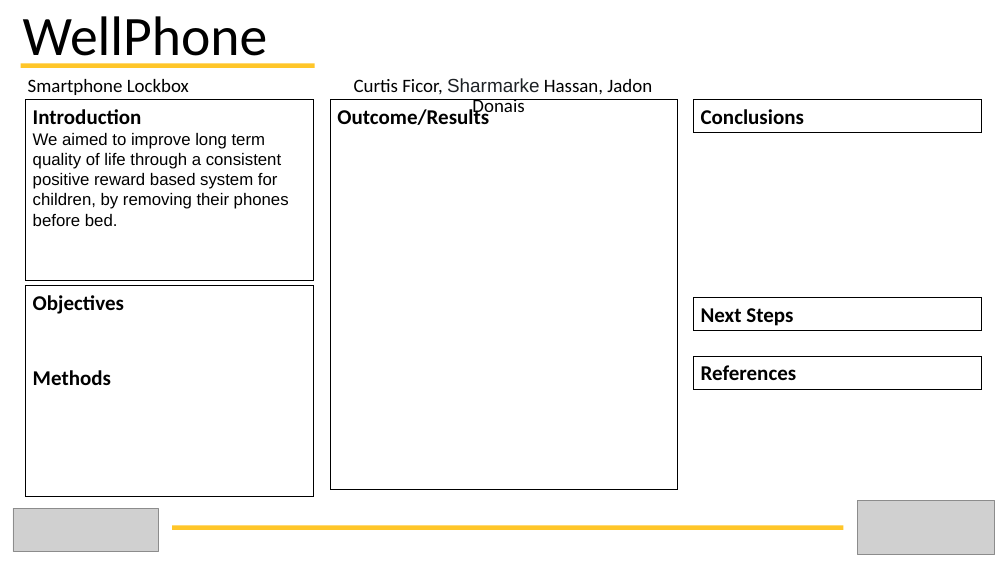
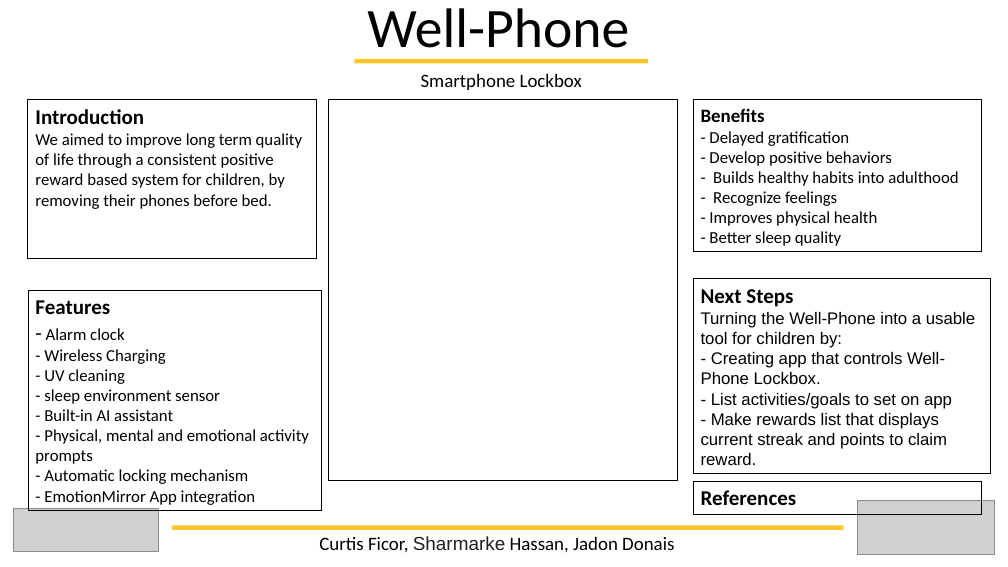
Before and after one commit to cjf646/ESEProj, a slide deck: slide 1 of WellPhone poster design.pptx. Drawn at 1008x567 pixels with LibreOffice and Linux fonts; fonts in the diff are those of the drawing; grey boxes stand for pictures. Boxes give left, top, right and bottom in pixels: in the first picture for what was removed or moved away, otherwise in the second. Text is boxed around its words. In the diff, an @@ line names an element or a change of style, - is before the commit and + after.

Commit message:
Updated poster

```diff
--- a/WellPhone poster design.pptx
+++ b/WellPhone poster design.pptx
@@ title removed at box(23, 16, 268, 68) @@
-WellPhone
@@ title added at box(367, 8, 629, 61), 53 pt, text #000000 @@
+Well-Phone
@@ rectangle: place and size @@
-rectangle at box(20, 64, 315, 68)
+rectangle at box(355, 59, 649, 64)
@@ text "Smartphone Lockbox": place and size @@
-text "Smartphone Lockbox" at box(28, 79, 189, 95)
+text "Smartphone Lockbox" at box(421, 74, 582, 90)
@@ rectangle "Introduction": place and size @@
-rectangle "Introduction" at box(26, 100, 314, 281)
+rectangle "Introduction" at box(28, 100, 316, 259)
@@ rectangle: place and size @@
-rectangle at box(330, 100, 678, 489)
+rectangle at box(329, 100, 678, 480)
@@ text in rectangle at box(337, 107, 489, 125): text removed @@
-Outcome/Results
@@ rectangle "Benefits": place and size @@
-rectangle "Benefits" at box(693, 100, 982, 133)
+rectangle "Benefits" at box(693, 100, 982, 251)
@@ text in rectangle at box(701, 108, 958, 246): text changed; size 20 to 16 pt; bold off @@
-Conclusions
+Benefits
+- Delayed gratification
+- Develop positive behaviors
+- Builds healthy habits into adulthood
+- Recognize feelings
+- Improves physical health
+- Better sleep quality
@@ text in rectangle at box(35, 133, 302, 209): font Arial to Calibri @@
@@ rectangle "Features": place and size @@
-rectangle "Features" at box(26, 286, 314, 497)
+rectangle "Features" at box(28, 290, 322, 511)
@@ rectangle "Next Steps": place and size @@
-rectangle "Next Steps" at box(693, 297, 982, 330)
+rectangle "Next Steps" at box(693, 279, 991, 474)
@@ text in rectangle at box(35, 300, 309, 505): text changed; size 20 to 16 pt; bold off @@
-Objectives
-Methods
+Features
+- Alarm clock
+- Wireless Charging
+- UV cleaning
+- sleep environment sensor
+- Built-in AI assistant
+- Physical, mental and emotional activity prompts
+- Automatic locking mechanism
+- EmotionMirror App integration
@@ text in rectangle at box(701, 312, 975, 465): paragraphs added @@
+Turning the Well-Phone into a usable tool for children by:
+- Creating app that controls Well-Phone Lockbox.
+- List activities/goals to set on app
+- Make rewards list that displays current streak and points to claim reward.
@@ rectangle "References": place and size @@
-rectangle "References" at box(693, 356, 982, 389)
+rectangle "References" at box(693, 481, 982, 514)
@@ subtitle "Curtis Ficor, Sharmarke Hassan, Jadon ..." rewrapped from box(354, 78, 652, 118) to box(319, 536, 674, 553) @@
```
